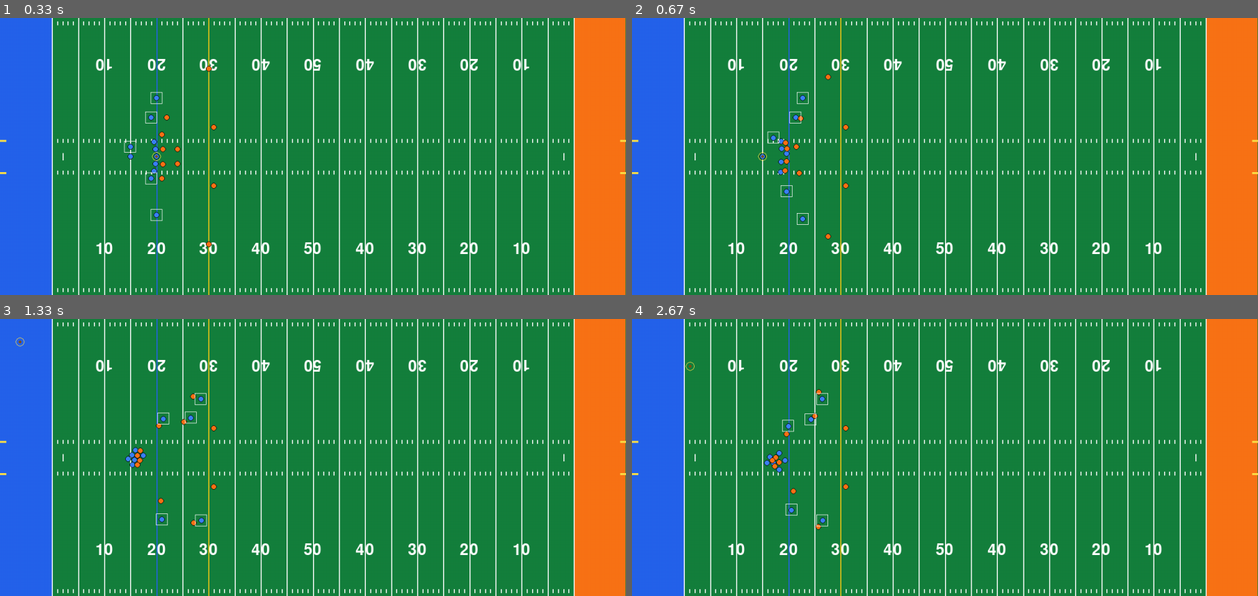
Above: before the commit, frames 1-4 (two rows, left to right).
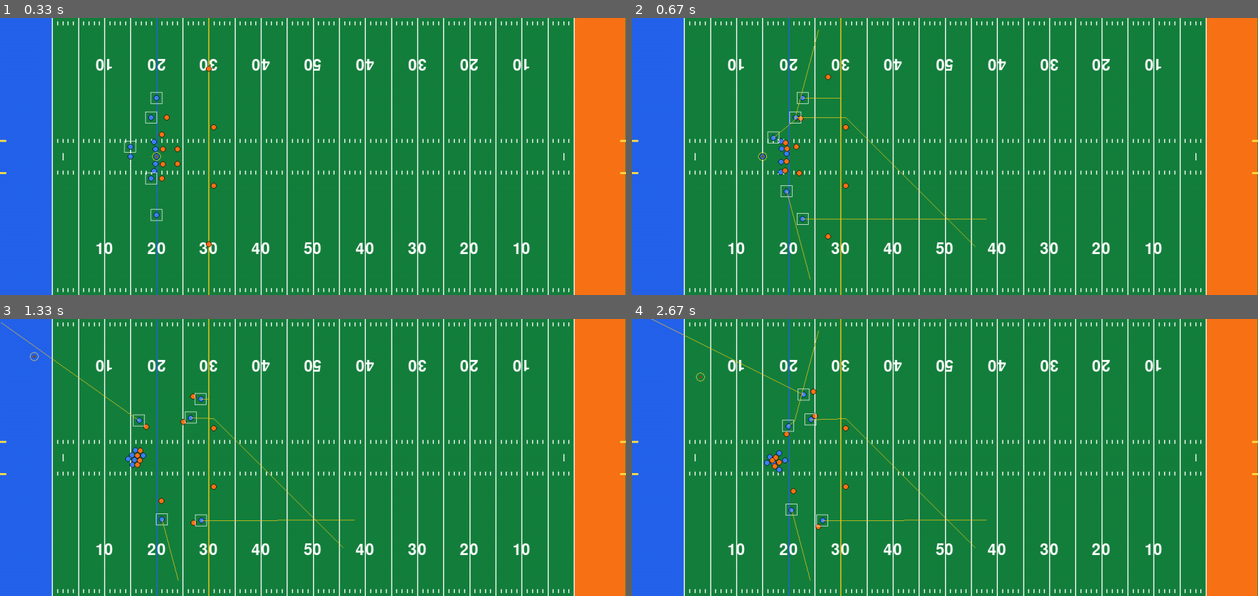
Above: after the commit, the same moments.

Repository: shakedown-street/pygame-football
Game: pygame game, started from main.py
The game is run twice, just before and just after one commit, with the same random seed, the same clock (stepped at 60 frames per second) and the same inputs.
Inputs:
- Up to frame 1 (0.33 s): no input
- Up to frame 2 (0.67 s): tap Space at 0.33 s
- Up to frame 3 (1.33 s): hold D 0.67-1.13 s; tap Space at 0.73, 1.03 s
- Up to frame 4 (2.67 s): tap R at 1.5 s; hold D 1.83-2.3 s; tap Space at 1.9, 2.2 s

Frame 1 is identical in both runs. In frame 2, 0.4% of the frame differs, in the area x 22-57%, y 4-95%; in frame 3, 0.5%; in frame 4, 0.6%, in the area x 3-57%, y 0-95%.

Commit message:
Implement pass leading, wr reaction to throws
- Add awareness stat to player to determine reaction times
- After qb throws the ball, nearest receiver starts running to where the ball will land instead of continuing their route.  Reaction time is based off of awareness stat.

Diff:
--- a/main.py
+++ b/main.py
@@ -52,7 +52,7 @@
 SHORT_THROW_DEVIATION_FACTOR = 0.1
 MEDIUM_THROW_DEVIATION_FACTOR = 0.2
 LONG_THROW_DEVIATION_FACTOR = 0.4
-THROW_SPEED = 9  # Higher value = faster throw
+THROW_SPEED = 8  # Higher value = faster throw
 THROW_MIN_FRAMES = 12  # Minimum frames for a short throw
 THROW_ARC_DIVISOR = 6  # Higher value = lower arc
 THROW_MIN_ARC = 30  # Minimum arc height (in yards)
@@ -224,6 +224,7 @@
         speed=50,
         acceleration=50,
         strength=50,
+        awareness=50,
         throw_power=50,
         short_throw_accuracy=50,
         medium_throw_accuracy=50,
@@ -235,6 +236,7 @@
         self.velocity = pygame.Vector2(0, 0)
         self.speed = speed
         self.acceleration = acceleration
+        self.awareness = awareness
         self.strength = strength
         self.throw_power = throw_power
         self.short_throw_accuracy = short_throw_accuracy
@@ -262,6 +264,8 @@
         self.route: list[pygame.Vector2] = []
         self.route_index = 0
         self.running_route = False
+        self.reaction_timer = 0
+        self.reaction_target: Optional[pygame.Vector2] = None
 
         # Defensive behavior
         self.pursue_target: Optional[Player] = None
@@ -274,6 +278,7 @@
     def reset(self):
         self.stop(True)
         self.reset_route()
+        self.reset_reaction()
         self.block_target = None
         self.pursue_target = None
         self.man_coverage_target = None
@@ -334,6 +339,10 @@
         self.route = []
         self.route_index = 0
         self.running_route = False
+
+    def reset_reaction(self):
+        self.reaction_timer = 0
+        self.reaction_target = None
 
     def update_block(self, ball_carrier):
         if self.block_target:
@@ -368,6 +377,24 @@
                 direction = direction.normalize()
                 self.direction = direction
 
+    def update_reaction(self):
+        if self.reaction_timer > 0:
+            self.reaction_timer -= 1
+            if self.reaction_timer == 0 and self.reaction_target is not None:
+                print("Reaction complete, starting route")
+                self.reset_route()
+                self.start_streak_route(
+                    yards=(self.reaction_target - self.pos).length() / YARD_LENGTH,
+                    angle=math.degrees(
+                        math.atan2(
+                            self.reaction_target.y - self.pos.y,
+                            self.reaction_target.x - self.pos.x,
+                        )
+                    ),
+                )
+                self.running_route = True
+                self.reaction_target = None
+
     def update_man_coverage(self):
         if self.man_coverage_target:
             target = self.man_coverage_target
@@ -404,6 +431,7 @@
     def update(self):
         self.update_block(game.ball_carrier if game.ball_carrier else qb)
         self.update_route()
+        self.update_reaction()
         self.update_man_coverage()
         self.update_pursue_target()
         self.move()
@@ -416,6 +444,8 @@
         self.z = 0
         self.velocity = pygame.Vector2(0, 0)
         self.z_velocity = 0
+        self.z_gravity = 0
+        self.landing_at = pygame.Vector2(0, 0)
         self.image = pygame.Surface((BALL_RADIUS * 2, BALL_RADIUS * 2), pygame.SRCALPHA)
         pygame.draw.circle(
             self.image,
@@ -431,14 +461,16 @@
     def throw_to(self, target_pos: pygame.Vector2, player: Player):
         displacement = target_pos - self.pos
         distance = displacement.length()
+
+        # Cap max distance based on THROW_MAX_YARDS and player's throw power
         max_distance = (THROW_MAX_YARDS * (player.throw_power / 100)) * YARD_LENGTH
-
         if distance > max_distance:
             direction = displacement.normalize()
             target_pos = self.pos + direction * max_distance
             displacement = target_pos - self.pos
             distance = max_distance
 
+        # Calculate throw accuracy and deviation
         if distance <= 20 * YARD_LENGTH:
             accuracy = player.short_throw_accuracy
             deviation_factor = SHORT_THROW_DEVIATION_FACTOR
@@ -456,6 +488,7 @@
             f"throw_distance_yards={distance / YARD_LENGTH:.1f}, accuracy={accuracy}, angle_deviation={angle_deviation:.1f}"
         )
 
+        # Adjust target position based on deviation
         if distance > 0:
             direction = (target_pos - self.pos).normalize()
             direction = direction.rotate(angle_deviation)
@@ -463,9 +496,13 @@
             displacement = target_pos - self.pos
             distance = displacement.length()
 
+        self.landing_at = target_pos.copy()
+
+        # Calculate number of frames for the throw
         n_frames = max(THROW_MIN_FRAMES, int(distance / THROW_SPEED))
         self.velocity = displacement / n_frames
 
+        # Calculate arc parameters
         arc_height = max(THROW_MIN_ARC, distance / THROW_ARC_DIVISOR)
         half_frames = n_frames / 2
         self.z = 0
@@ -482,6 +519,7 @@
         self.velocity = pygame.Vector2(0, 0)
         self.z_velocity = 0
         self.z_gravity = 0
+        self.landing_at = pygame.Vector2(0, 0)
         self.frames_left = 0
 
     def set_pos(self, pos: pygame.Vector2):
@@ -499,17 +537,13 @@
             self.z_velocity -= self.z_gravity
             self.frames_left -= 1
             if self.z < 0:
-                self.z = 0
-                self.z_velocity = 0
-                self.velocity = pygame.Vector2(0, 0)
+                self.stop()
             # print(
             #     f"frames_left={self.frames_left}, pos={self.pos}, z={self.z}, z_yards={self.z / YARD_LENGTH} z_velocity={self.z_velocity}"
             # )
         else:
             # Ball has landed, stop movement
-            self.z = 0
-            self.z_velocity = 0
-            self.velocity = pygame.Vector2(0, 0)
+            self.stop()
 
 
 class Halo(pygame.sprite.Sprite):
@@ -633,11 +667,11 @@
     medium_throw_accuracy=82,
     long_throw_accuracy=87,
 )
-hb = Player(hb_pos.copy(), get_color("blue"), 90, 91, catching=66)
-te = Player(te_pos.copy(), get_color("blue"), 84, 87, catching=87)
-wr_1 = Player(wr_1_pos.copy(), get_color("blue"), 90, 91, catching=86)
-wr_2 = Player(wr_2_pos.copy(), get_color("blue"), 92, 94, catching=86)
-wr_3 = Player(wr_3_pos.copy(), get_color("blue"), 92, 91, catching=86)
+hb = Player(hb_pos.copy(), get_color("blue"), 90, 91, catching=66, awareness=84)
+te = Player(te_pos.copy(), get_color("blue"), 84, 87, catching=87, awareness=77)
+wr_1 = Player(wr_1_pos.copy(), get_color("blue"), 90, 91, catching=86, awareness=86)
+wr_2 = Player(wr_2_pos.copy(), get_color("blue"), 92, 94, catching=86, awareness=77)
+wr_3 = Player(wr_3_pos.copy(), get_color("blue"), 92, 91, catching=86, awareness=80)
 
 # Create defensive players
 lolb = Player(lolb_pos.copy(), get_color("orange"), 85, 87, strength=79)
@@ -735,7 +769,22 @@
                     qb.stop()
                     game.ball_carrier = None
                     mouse_pos = pygame.Vector2(pygame.mouse.get_pos())
-                    ball.throw_to(mouse_pos, qb)
+                    ball.throw_to(mouse_pos.copy(), qb)
+                    landing_at = ball.landing_at
+                    # Make nearest receiver run towards the ball
+                    nearest_receiver = min(
+                        receivers,
+                        key=lambda receiver: (receiver.pos - landing_at).length(),
+                    )
+                    min_frames = int(FRAME_RATE * 0.2)
+                    max_frames = int(FRAME_RATE * 0.5)
+                    reaction_frames = int(
+                        max_frames
+                        - (nearest_receiver.awareness / 100) * (max_frames - min_frames)
+                    )
+                    nearest_receiver.reaction_timer = reaction_frames
+                    nearest_receiver.reaction_target = ball.landing_at.copy()
+                    print("Reaction frames:", reaction_frames)
             if event.key == pygame.K_r:
                 reset_play()
 
@@ -747,6 +796,9 @@
         ball.set_pos(game.ball_carrier.pos.copy())
     else:
         ball.update()
+        if ball.z == 0:
+            for receiver in receivers:
+                receiver.reset_reaction()
         if ball.z > 0 and ball.z < CATCH_MAX_HEIGHT:
             for receiver in receivers:
                 catch_rect = pygame.Rect(
@@ -758,6 +810,7 @@
 
                 if ball.rect.colliderect(catch_rect):
                     ball.stop()
+                    receiver.reset_reaction()
                     # Even a perfectly rated receiver can drop a pass occasionally
                     random_roll = random.randint(1, 101)
                     print(f"roll={random_roll} catching={receiver.catching}")
@@ -767,8 +820,6 @@
                         for defender in defense:
                             defender.pursue_target = receiver
                     else:
-                        for player in all_players:
-                            player.reset_route()
                         print("Dropped pass!")
 
     # if game.ball_carrier:
@@ -803,6 +854,22 @@
 
         pygame.draw.rect(screen, get_color("white", 100), catch_rect, 1)
 
+    # Draw receiver routes
+    for receiver in receivers:
+        if receiver.running_route:
+            for i in range(receiver.route_index, len(receiver.route)):
+                start_pos = (
+                    receiver.pos if i == receiver.route_index else receiver.route[i - 1]
+                )
+                end_pos = receiver.route[i]
+                pygame.draw.line(
+                    screen,
+                    get_color("yellow", 400),
+                    start_pos,
+                    end_pos,
+                    1,
+                )
+
     screen.blit(ball.image, ball.rect)
     screen.blit(halo.image, halo.rect)
 
